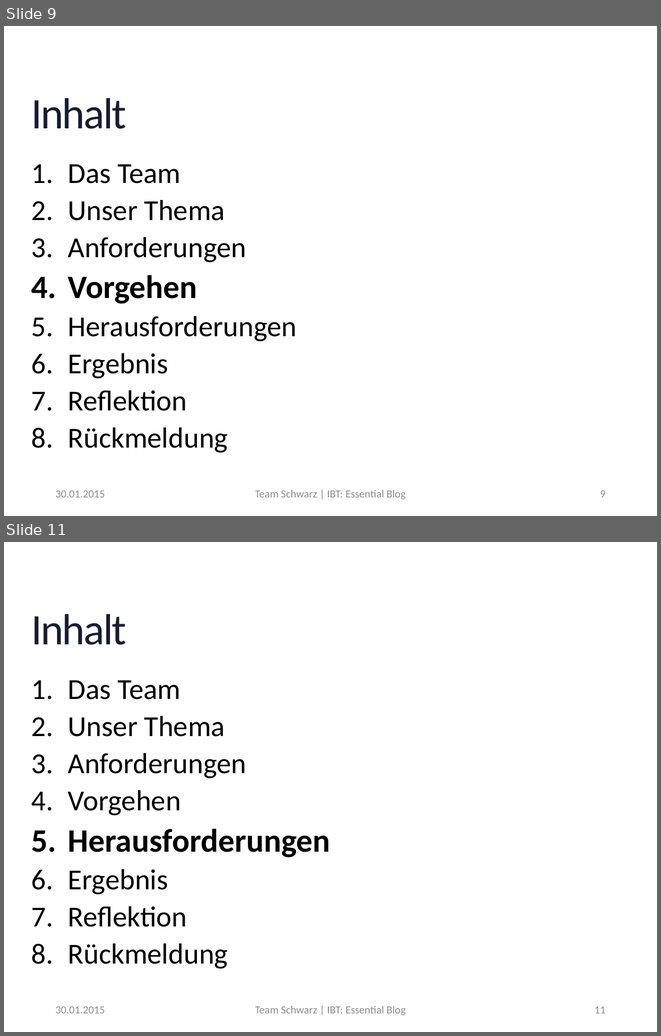
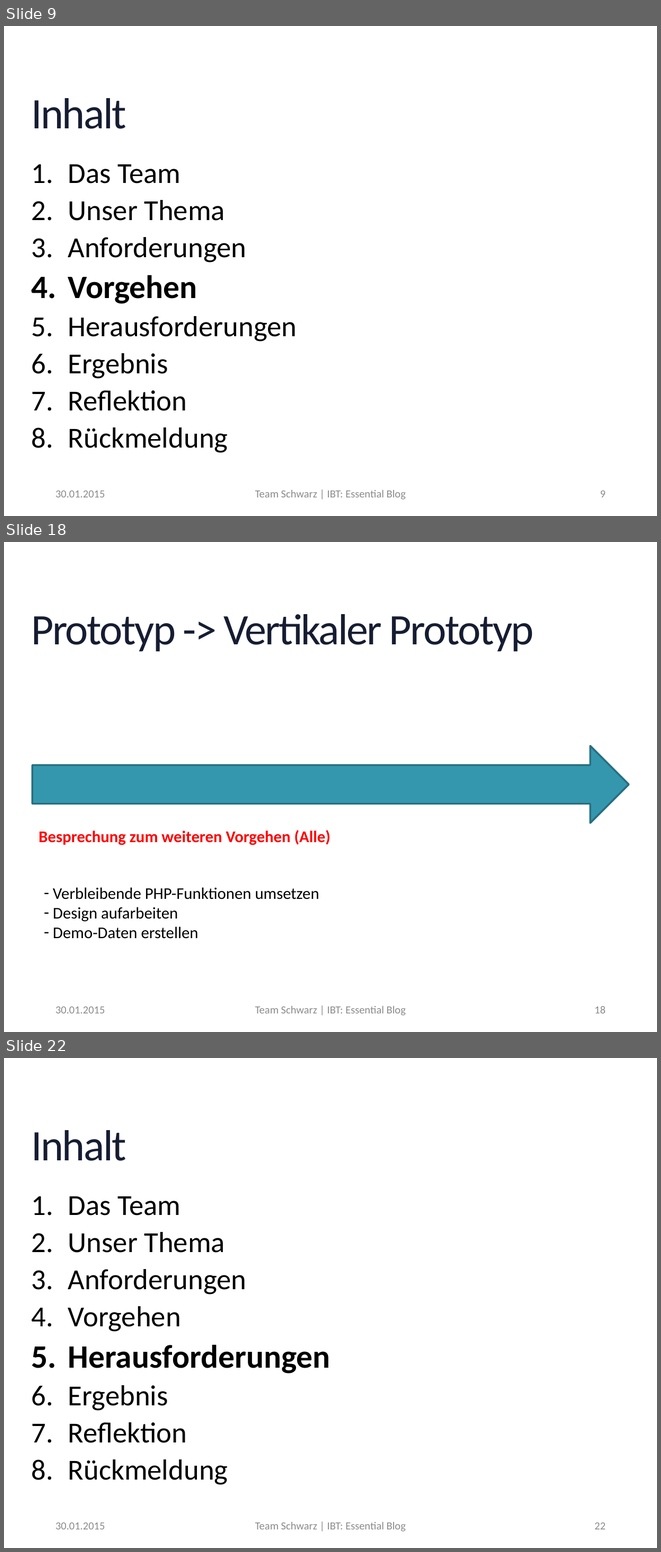
Before and after one commit to MrXXX92/EssentialBlog, a slide deck: Notizen/Präsentation_EssentialBlog.pptx. Shown one above the other, each under a label of ours: slides 9 and 11 before the commit, slides 9, 18 and 22 after it; the slides between them are not shown. The pictures are 661x1036 and 661x1552 pixels, drawn with LibreOffice and Linux fonts; fonts in the diff are those of the drawing; background and template pictures are left out. Boxes give left, top, right and bottom in pixels: in the first picture for what was removed or moved away, otherwise in the second. Text is boxed around its words. In the diff, an @@ line names an element or a change of style, - is before the commit and + after.

Commit message:
Präsentation zum Teil Vorgehen erstellt

```diff
--- a/Notizen/Präsentation_EssentialBlog.pptx
+++ b/Notizen/Präsentation_EssentialBlog.pptx
@@ slide 18 added at (4,542,657,1032), background picture (left out) @@
@@ title added at (31,614,534,652), 48 pt, text gradient #2E59B0 to #161D32 to #000000 @@
+Prototyp -> Vertikaler Prototyp
@@ right arrow added at (32,746,628,823), fill #3497AE, outline #267081 2 pt @@
@@ text added at (38,830,330,845), 18 pt, text #FF0000, bold @@
+Besprechung zum weiteren Vorgehen (Alle)
@@ text added at (53,887,319,938), 18 pt, text #000000 @@
+– Verbleibende PHP-Funktionen umsetzen
+– Design aufarbeiten
+– Demo-Daten erstellen
@@ text added at (55,1006,105,1013), 12 pt, text #8C8C8C @@
+30.01.2015
@@ text added at (255,1006,406,1015), 12 pt, text #8C8C8C @@
+Team Schwarz | IBT: Essential Blog
@@ page number added at (594,1006,606,1013), 12 pt, text #8C8C8C @@
+18
@@ what was slide 11 is now slide 22 @@
@@ page number at (594,1522,606,1529): text changed @@
-11
+22
```
Also in this commit, not shown: 2 slides changed, 10 other slides added.
